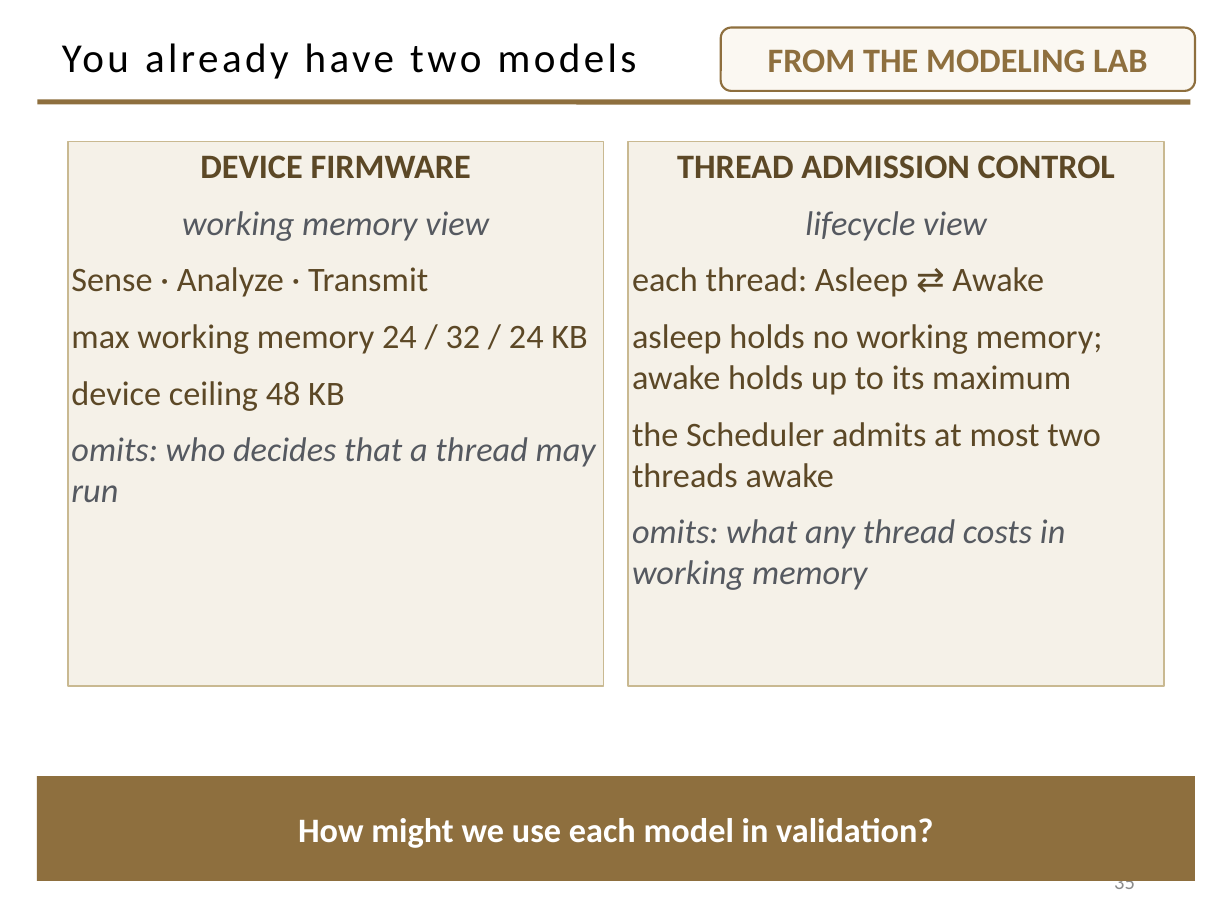
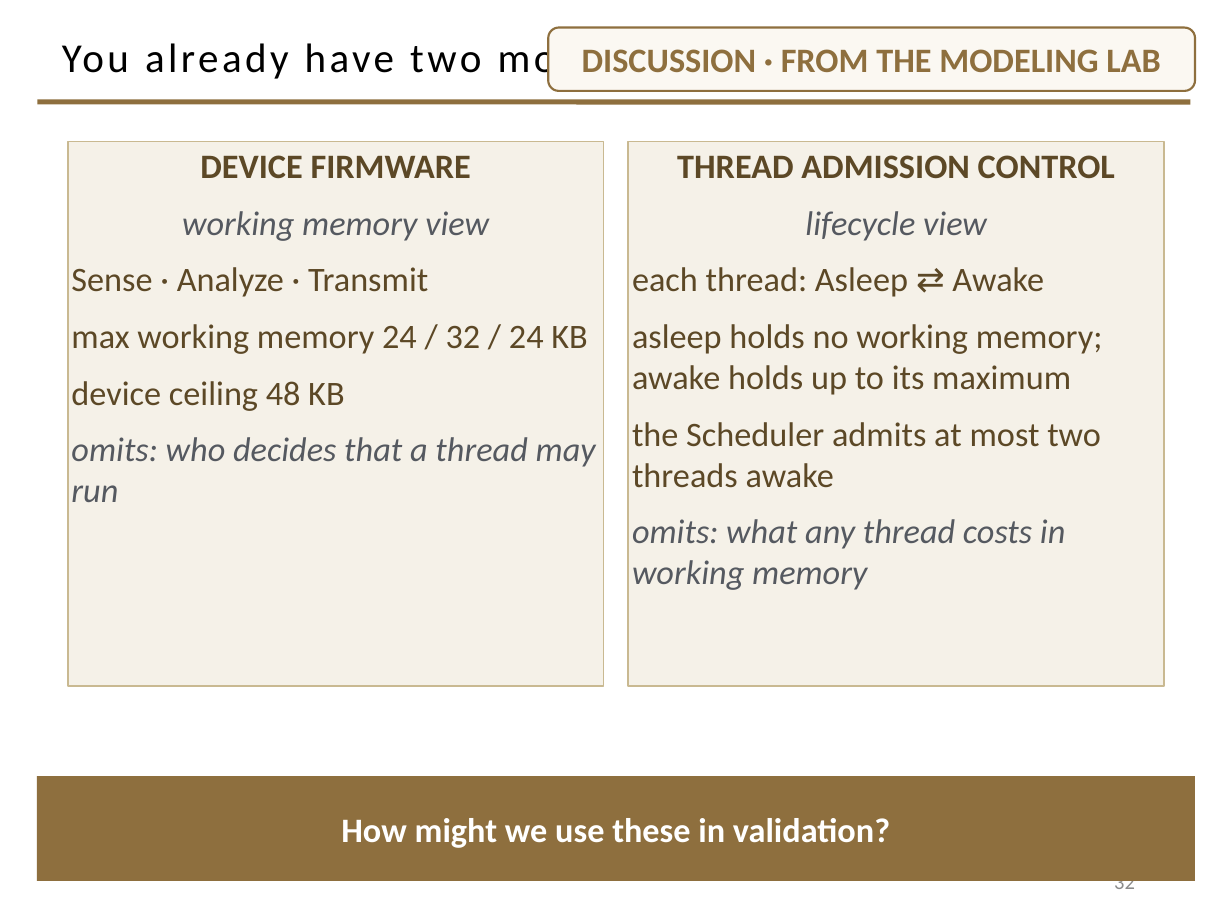
Before and after one commit to davisjam/model-based-agentic-software-engineering, a slide deck: slide 32 of course/lectures/act-2-delegation-and-control/03-alignment/2-3-Alignment.pptx (slide 35 before the commit). Drawn at 1232x924 pixels with LibreOffice and Linux fonts; fonts in the diff are those of the drawing; background and template pictures are left out. Boxes give left, top, right and bottom in pixels: in the first picture for what was removed or moved away, otherwise in the second. Text is boxed around its words. In the diff, an @@ line names an element or a change of style, - is before the commit and + after.

Commit message:
deck 2-3: cut 5 — drop the two pre-section beats; lab-models slide opens Section 5 as the discussion, 'knowledge explicit' becomes the answer (44->42)

```diff
--- a/course/lectures/act-2-delegation-and-control/03-alignment/2-3-Alignment.pptx
+++ b/course/lectures/act-2-delegation-and-control/03-alignment/2-3-Alignment.pptx
@@ rounded rectangle "DISCUSSION · FROM THE MODELING ...": place and size @@
-rounded rectangle "DISCUSSION · FROM THE MODELING ..." at box(721, 27, 1195, 90)
+rounded rectangle "DISCUSSION · FROM THE MODELING ..." at box(548, 27, 1195, 90)
@@ text in rounded rectangle at box(582, 49, 1160, 73): text changed @@
-FROM THE MODELING LAB
+DISCUSSION · FROM THE MODELING LAB
@@ text in rectangle at box(341, 818, 890, 848): text changed @@
-How might we use each model in validation?
+How might we use these in validation?
@@ page number at box(1114, 872, 1135, 895): text changed @@
-35
+32
```
Also in this commit, not shown: 2 slides removed.
